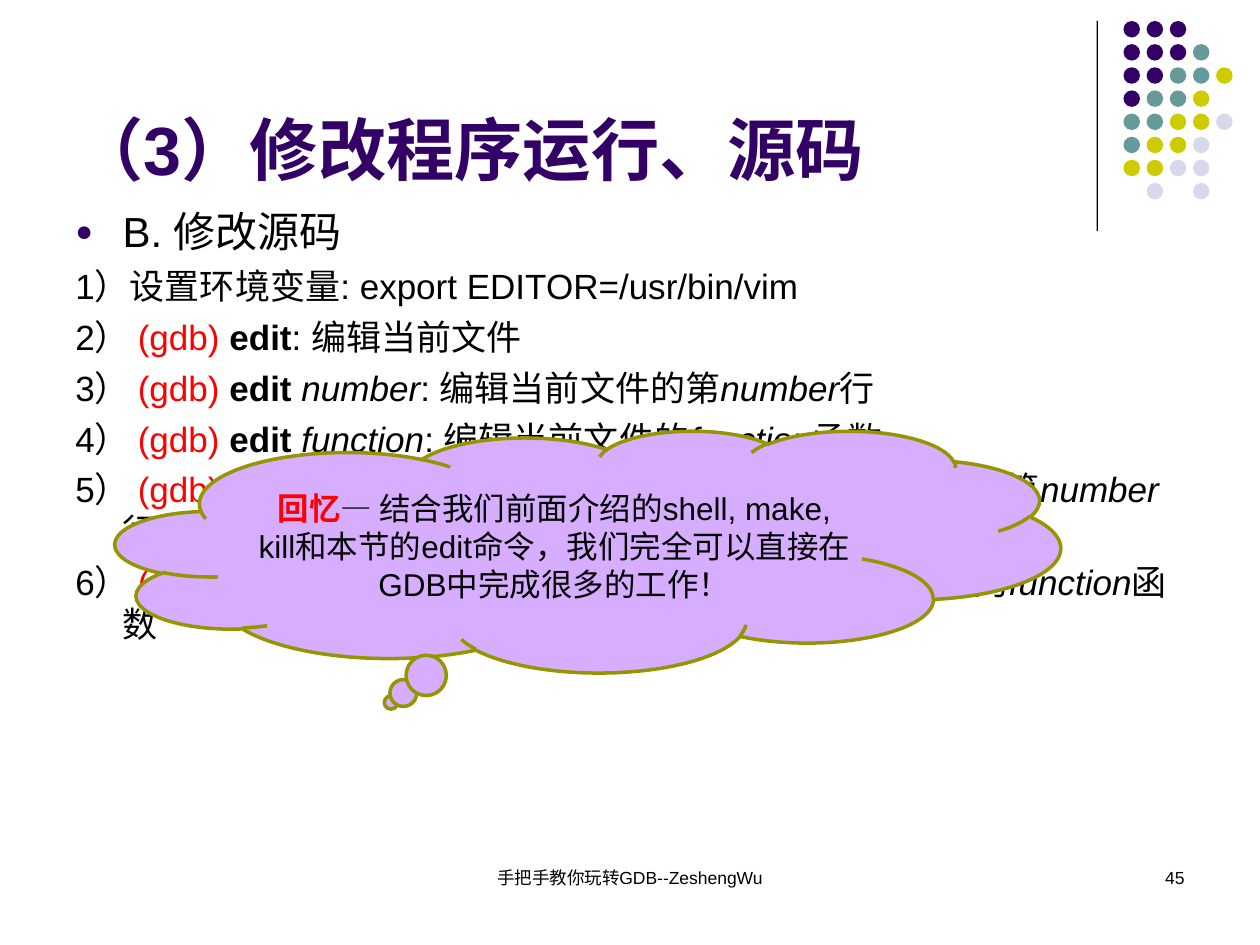
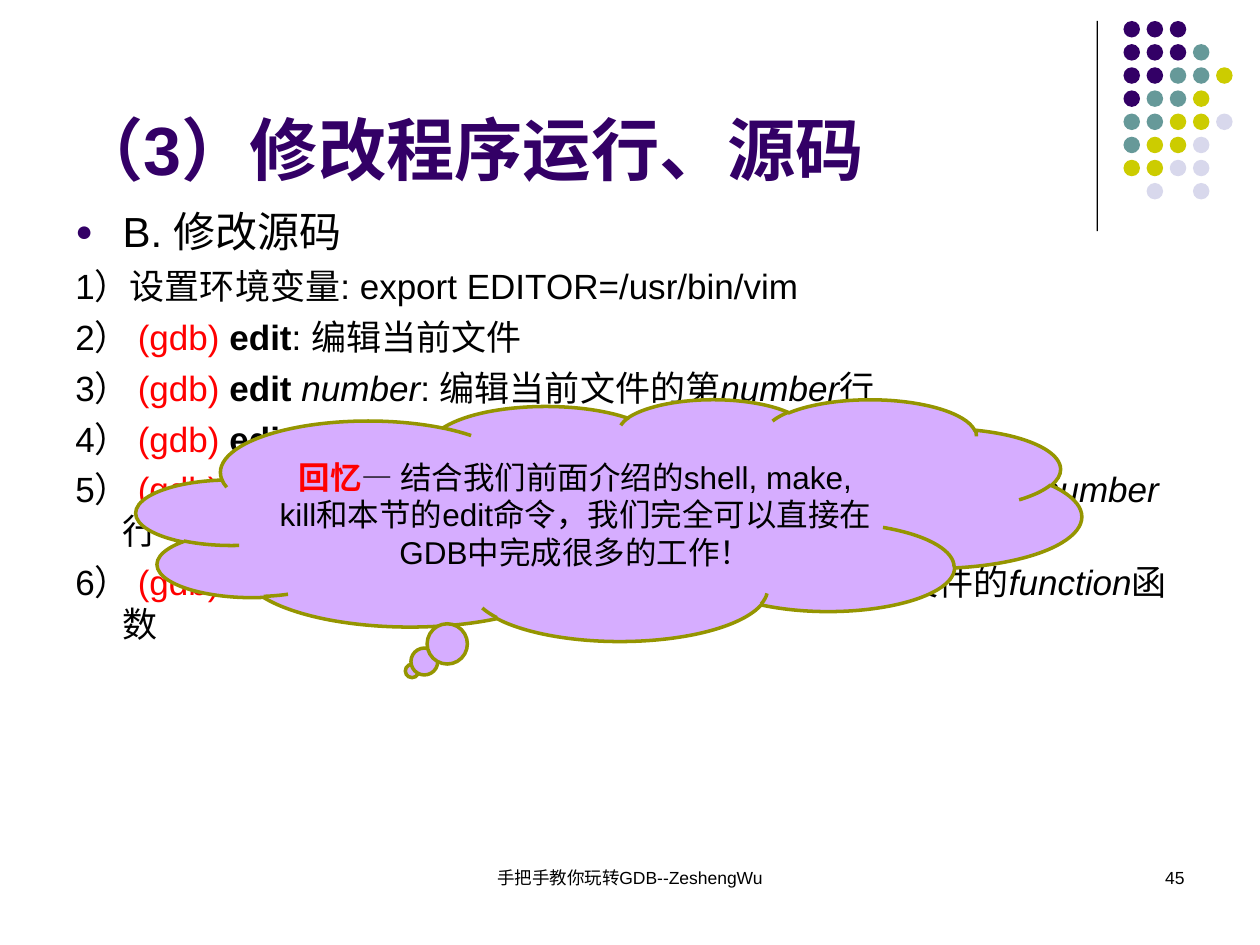
Before and after one commit to KublaikhanGeek/reactor, a slide deck: slide 45 of docs/手把手教你玩转GDB/手把手教你玩转GDB.ppt. Drawn at 1260x945 pixels with LibreOffice and Linux fonts; fonts in the diff are those of the drawing. Boxes give left, top, right and bottom in pixels: in the first picture for what was removed or moved away, otherwise in the second. Text is boxed around its words. In the diff, an @@ line names an element or a change of style, - is before the commit and + after.

```diff
--- a/docs/手把手教你玩转GDB/手把手教你玩转GDB.ppt
+++ b/docs/手把手教你玩转GDB/手把手教你玩转GDB.ppt
@@ thought cloud "回忆— 结合我们前面介绍的shell, make, kill和本节的edit命令，我们完全可以直接在GDB中完成很多的工 ...": place and size @@
-thought cloud "回忆— 结合我们前面介绍的shell, make, kill和本节的edit命令，我们完全可以直接在GDB中完成很多的工 ..." at <box>116,431,1061,673</box>
+thought cloud "回忆— 结合我们前面介绍的shell, make, kill和本节的edit命令，我们完全可以直接在GDB中完成很多的工 ..." at <box>136,399,1081,641</box>
```
Also in this commit, not shown: 21 other slides changed, 1 slide added, 1 slide removed, 1 other file.
